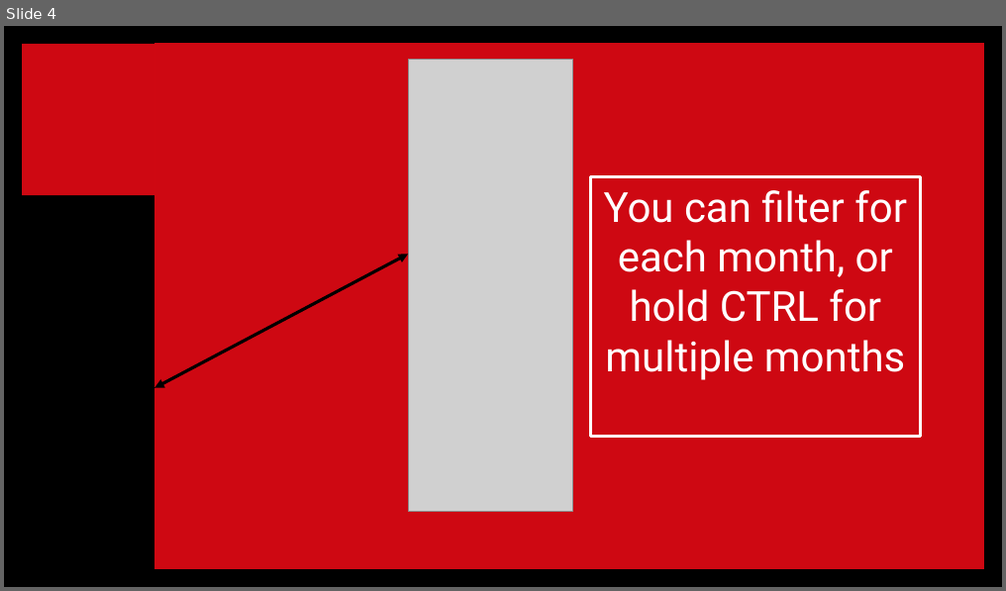
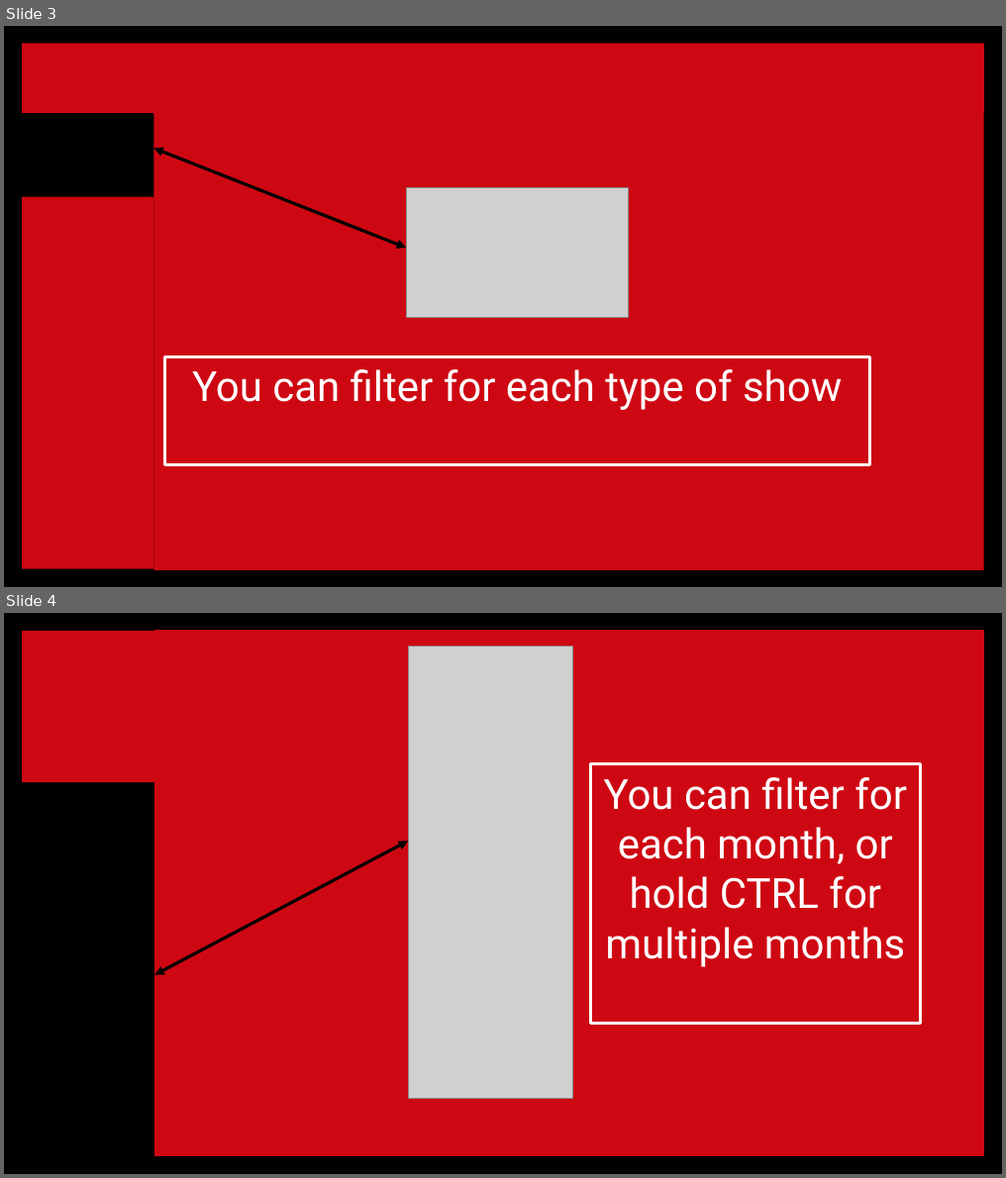
Before and after one commit to adampratama21/data-analytics-projects, a slide deck: netflix-shows/docs/Netflix_Dashboard_Guide.pptx. Shown one above the other, each under a label of ours: slide 4 before the commit, slides 3 and 4 after it. The pictures are 1006x591 and 1006x1178 pixels, drawn with LibreOffice and Linux fonts; fonts in the diff are those of the drawing; grey boxes stand for pictures; background and template pictures are left out. Boxes give left, top, right and bottom in pixels: in the first picture for what was removed or moved away, otherwise in the second. Text is boxed around its words. In the diff, an @@ line names an element or a change of style, - is before the commit and + after.

```diff
--- a/netflix-shows/docs/Netflix_Dashboard_Guide.pptx
+++ b/netflix-shows/docs/Netflix_Dashboard_Guide.pptx
@@ slide 3 added at (4,26,1002,587), background picture (left out) @@
@@ rectangle added at (22,43,984,113), fill #E50914 at 90% opacity @@
@@ rectangle added at (153,113,984,571), fill #E50914 at 90% opacity @@
@@ double arrow added from (153, 148) to (406, 248), #000000 3 pt @@
@@ rectangle added at (22,196,153,570), fill #E50914 at 90% opacity @@
@@ picture added at (406,187,628,318) @@
@@ rectangle added at (165,357,870,466), outline #FFFFFF 3 pt, 40 pt, text #FFFFFF @@
+You can filter for each type of show
```
Also in this commit, not shown: 1 slide removed.
